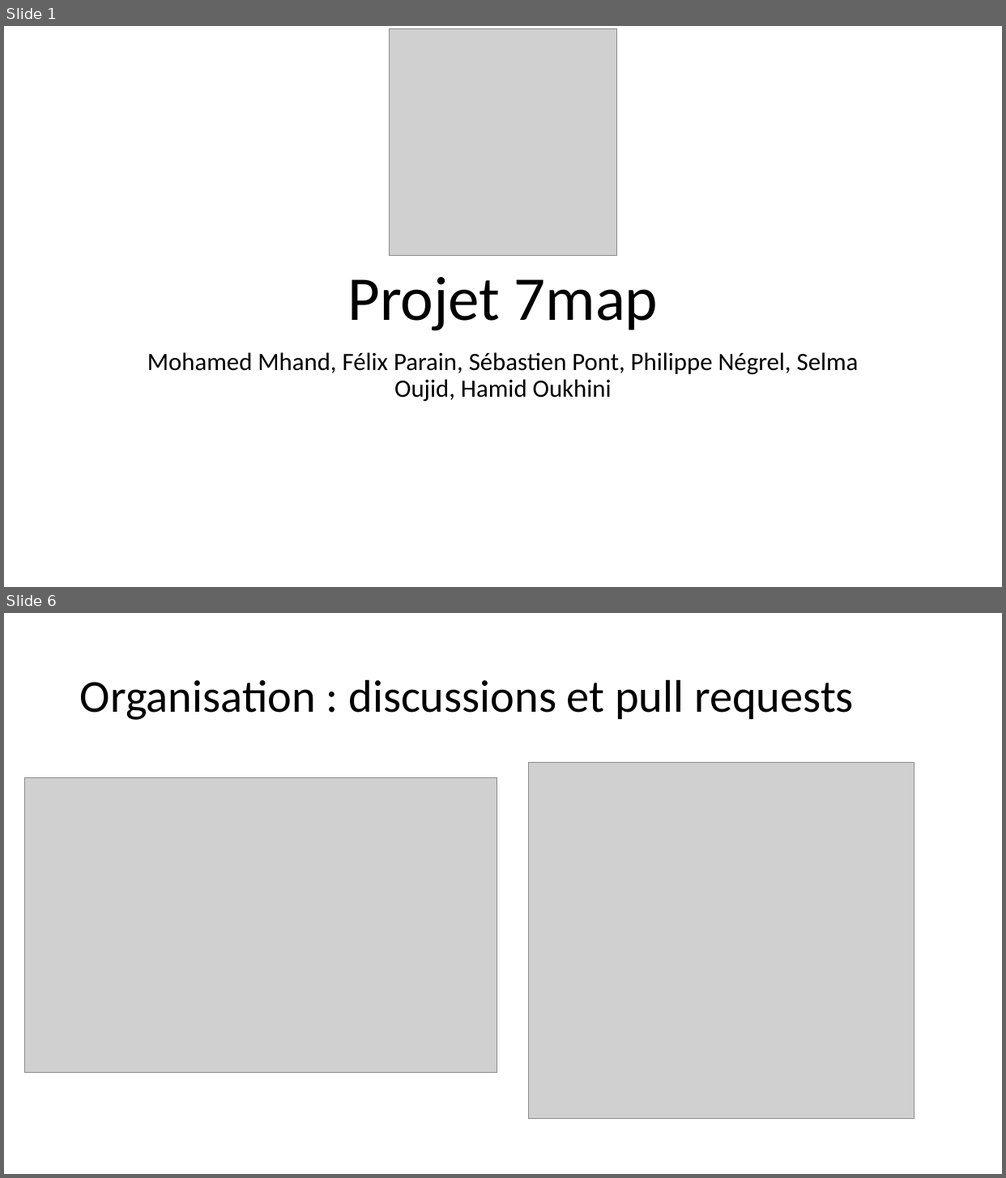
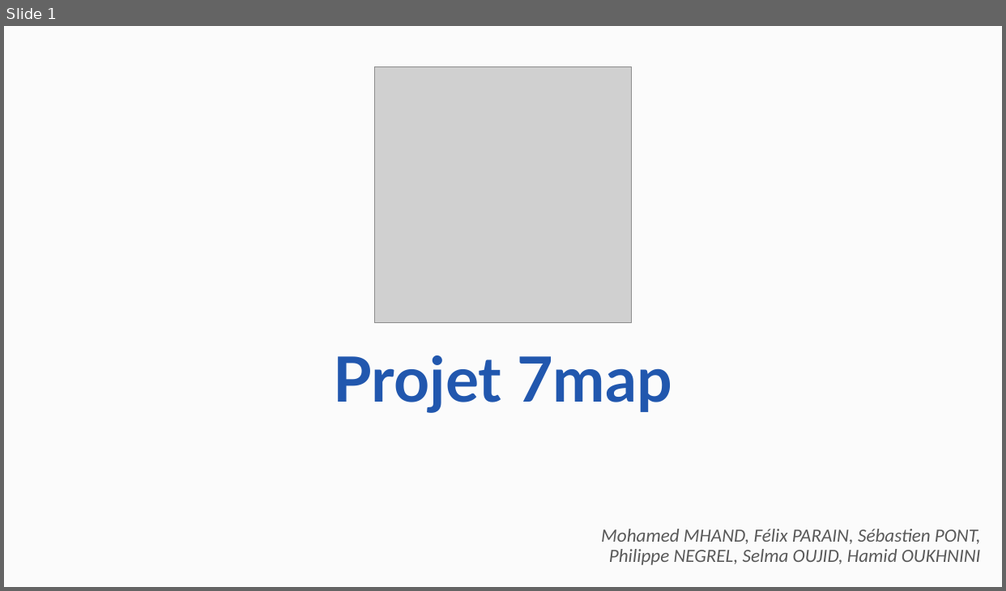
Before and after one commit to photonsquid/7map, a slide deck: doc/meetings/general/Projet_7map_final.pptx. Shown one above the other, each under a label of ours: slides 1 and 6 before the commit, slide 1 after it; the slides between them are not shown. The pictures are 1006x1178 and 1006x591 pixels, drawn with LibreOffice and Linux fonts; fonts in the diff are those of the drawing; grey boxes stand for pictures. Boxes give left, top, right and bottom in pixels: in the first picture for what was removed or moved away, otherwise in the second. Text is boxed around its words. In the diff, an @@ line names an element or a change of style, - is before the commit and + after.

```diff
--- a/doc/meetings/general/Projet_7map_final.pptx
+++ b/doc/meetings/general/Projet_7map_final.pptx
@@ slide 6 removed at [4, 613, 1002, 1174], background #FFFFFF @@
@@ title removed at [80, 679, 854, 720] @@
-Organisation : discussions et pull requests
@@ picture removed at [24, 777, 496, 1072] @@
@@ picture removed at [529, 763, 914, 1119] @@
@@ slide 1 changed as well @@
@@ background #FFFFFF to #FBFBFB @@
@@ picture: place and size @@
-picture at [390, 28, 617, 256]
+picture at [374, 67, 632, 324]
@@ title "Projet 7map": place and size @@
-title "Projet 7map" at [347, 277, 658, 331]
+title "Projet 7map" at [334, 356, 672, 413]
@@ title "Projet 7map" at [334, 356, 672, 413]: font Calibri to Lato, text colour #000000 to #2157AE, bold on @@
@@ subtitle at [601, 529, 981, 565]: text changed; size 24 to 18 pt; text colour #000000 to #595959; italic on @@
-Mohamed Mhand, Félix Parain, Sébastien Pont, Philippe Négrel, Selma Oujid, Hamid Oukhini
+Mohamed MHAND, Félix PARAIN, Sébastien PONT, Philippe NEGREL, Selma OUJID, Hamid OUKHNINI
```
Also in this commit, not shown: 3 other slides changed, 7 slides added, 3 other slides removed, 7 other files.
